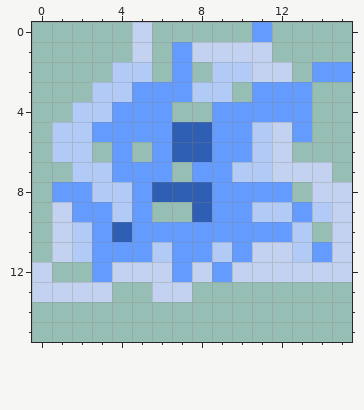
Pixel-art sprite: examples/playground/src/main/resources/splash.png. This is how it looked before the edit.
The file is 16x16 pixels.
Once edited:
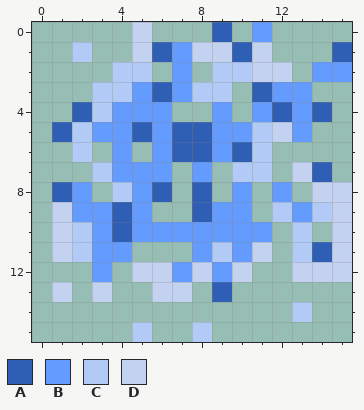
Palette (. is transparent): A #2f5fb5  B #639bff  C #b2caf6  D #c2d2f0
Difference:
{"y":0,"x":9,"old":".","new":"A"}
{"y":1,"x":2,"old":".","new":"C"}
{"y":1,"x":6,"old":".","new":"A"}
{"y":1,"x":10,"old":"D","new":"A"}
{"y":1,"x":15,"old":".","new":"A"}
{"y":3,"x":6,"old":"B","new":"A"}
{"y":3,"x":11,"old":"B","new":"A"}
{"y":4,"x":2,"old":"C","new":"A"}
{"y":4,"x":10,"old":"B","new":"."}
{"y":4,"x":12,"old":"B","new":"A"}
{"y":4,"x":14,"old":".","new":"A"}
{"y":5,"x":1,"old":"C","new":"A"}
{"y":5,"x":5,"old":"B","new":"A"}
{"y":6,"x":1,"old":"C","new":"."}
{"y":6,"x":10,"old":"B","new":"A"}
{"y":6,"x":12,"old":"D","new":"."}
{"y":7,"x":2,"old":"C","new":"."}
{"y":7,"x":9,"old":"B","new":"."}
{"y":7,"x":12,"old":"D","new":"."}
{"y":7,"x":14,"old":"D","new":"A"}
{"y":8,"x":1,"old":"B","new":"A"}
{"y":8,"x":3,"old":"C","new":"."}
{"y":8,"x":7,"old":"A","new":"."}
{"y":8,"x":9,"old":"B","new":"."}
{"y":8,"x":11,"old":"B","new":"."}
{"y":9,"x":4,"old":"C","new":"A"}
{"y":9,"x":11,"old":"C","new":"."}
{"y":10,"x":12,"old":"B","new":"."}
{"y":11,"x":5,"old":"BCB","new":"..."}
{"y":11,"x":12,"old":"D","new":"."}
{"y":11,"x":14,"old":"B","new":"A"}
{"y":12,"x":0,"old":"D","new":"."}
{"y":12,"x":4,"old":"D","new":"."}
{"y":12,"x":11,"old":"DD","new":".."}
{"y":13,"x":0,"old":"D","new":"."}
{"y":13,"x":2,"old":"D","new":"."}
{"y":13,"x":9,"old":".","new":"A"}
{"y":14,"x":13,"old":".","new":"C"}
{"y":15,"x":5,"old":".","new":"C"}
{"y":15,"x":8,"old":".","new":"C"}
